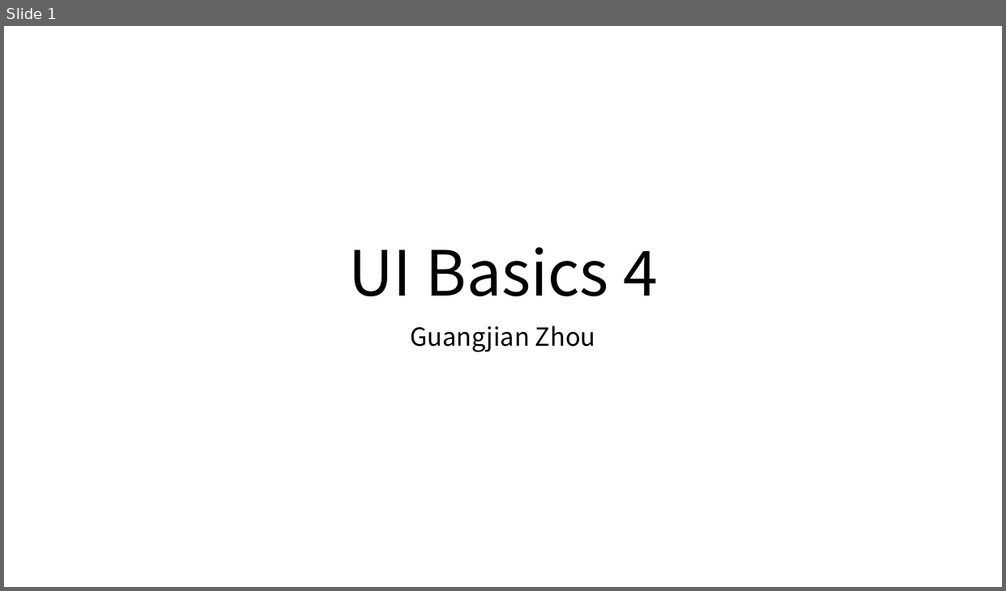
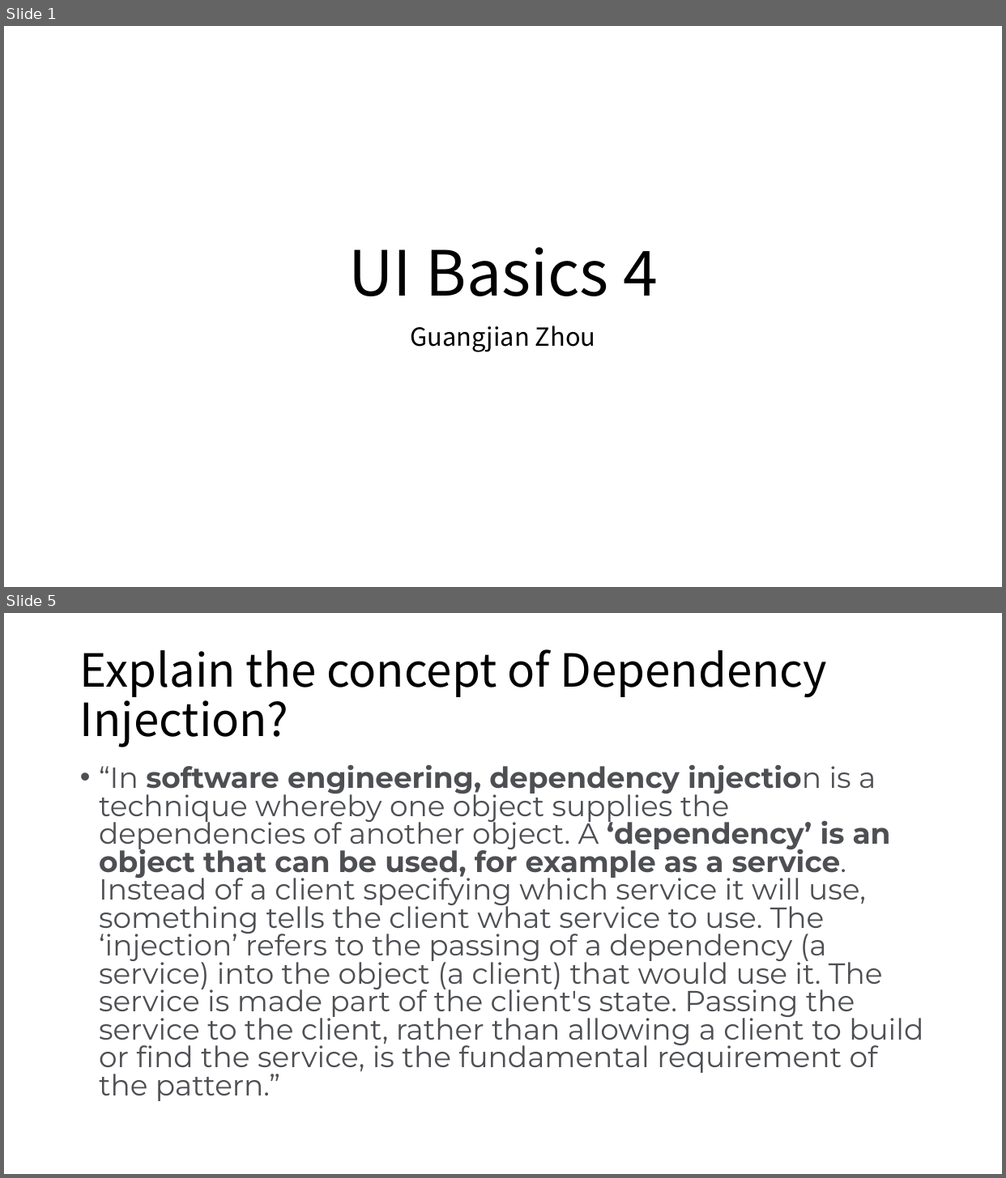
Before and after one commit to Marvioo/Cogent, a slide deck: Java Basics/UI Basics 4.pptx. Shown one above the other, each under a label of ours: slide 1 before the commit, slides 1 and 5 after it; the slides between them are not shown. The pictures are 1006x591 and 1006x1178 pixels, drawn with LibreOffice and Linux fonts; fonts in the diff are those of the drawing. Boxes give left, top, right and bottom in pixels: in the first picture for what was removed or moved away, otherwise in the second. Text is boxed around its words. In the diff, an @@ line names an element or a change of style, - is before the commit and + after.

```diff
--- a/Java Basics/UI Basics 4.pptx
+++ b/Java Basics/UI Basics 4.pptx
@@ slide 5 added at bbox=[4, 613, 1002, 1174], background #FFFFFF @@
@@ title added at bbox=[80, 649, 827, 747], 44 pt, text #000000 @@
+Explain the concept of Dependency Injection?
@@ text added at bbox=[99, 764, 923, 1101], 28 pt, text #4D4F53 @@
+• “In software engineering, dependency injection is a technique whereby one object supplies the dependencies of another object. A ‘dependency’ is an object that can be used, for example as a service. Instead of a client specifying which service it will use, something tells the client what service to use. The ‘injection’ refers to the passing of a dependency (a service) into the object (a client) that would use it. The service is made part of the client's state. Passing the service to the client, rather than allowing a client to build or find the service, is the fundamental requirement of the pattern.”
```
Also in this commit, not shown: 16 other slides added.
